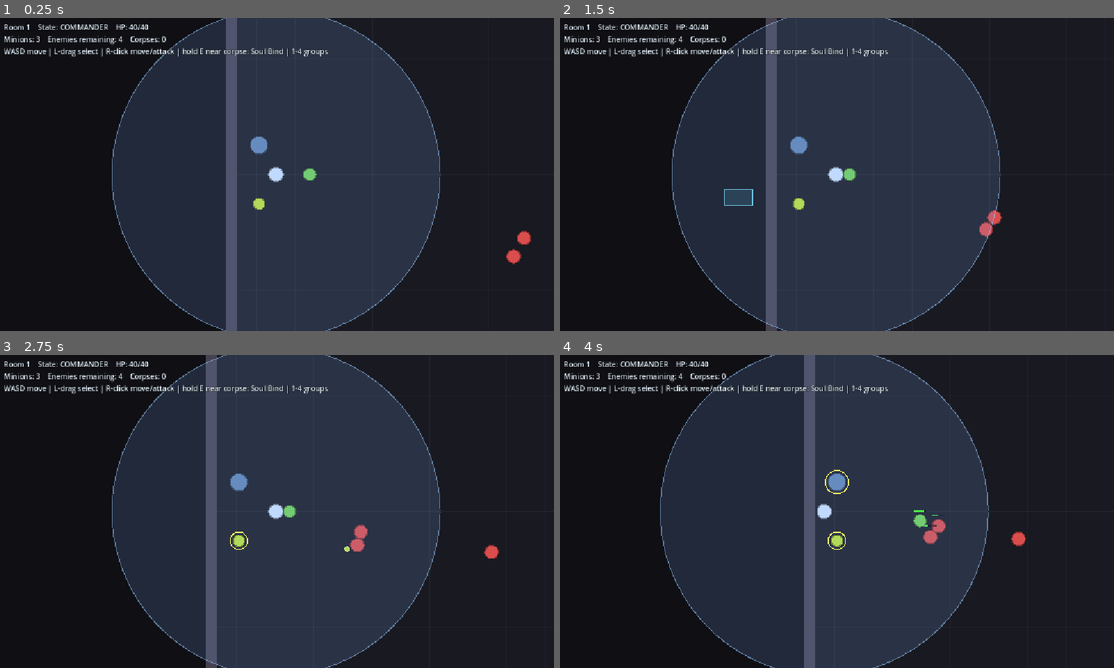
Above: before the commit, frames 1-4 (two rows, left to right).
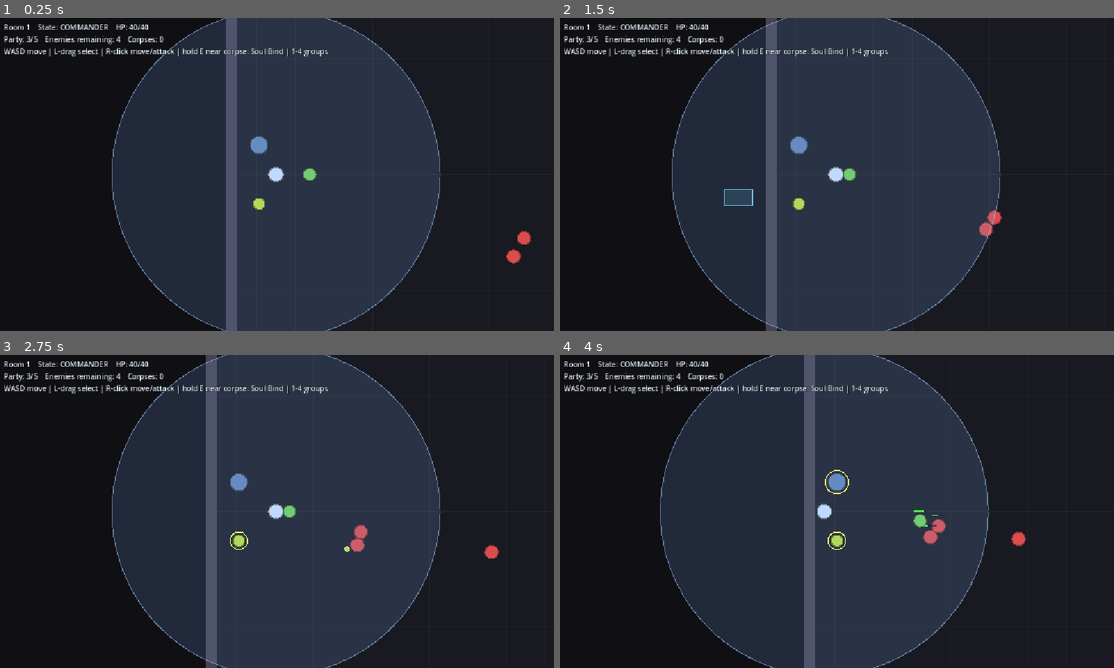
Above: after the commit, the same moments.

Repository: Pandazzian/necromancer-but-rogue-like
Game: Godot game, scene res://scenes/main.tscn
The game is run twice, just before and just after one commit, with the same random seed, the same clock (stepped at 60 frames per second) and the same inputs. This scene is started directly instead of the project's main scene.
Inputs (mouse positions are in pixels of both pictures, inside the frame that each line leads up to):
- Up to frame 1 (0.25 s): no input
- Up to frame 2 (1.5 s): tap Enter at 0.5 s; move the mouse to (958, 158) at 0.52 s; hold D (move_right) 0.53-1.25 s; hold E (soul_bind) 0.53-1.25 s; click (958, 158) at 0.67 s; drag from (726, 190) to (809, 237) at 1.27 s
- Up to frame 3 (2.75 s): move the mouse to (332, 442) at 2.02 s; hold D (move_right) from 2.03 s (still down); hold E (soul_bind) from 2.03 s (still down)
- Up to frame 4 (4 s): release D (move_right) at 2.75 s; release E (soul_bind) at 2.75 s; drag from (809, 574) to (670, 464) at 2.77 s; move the mouse to (1003, 558) at 3.52 s; hold A (move_left) from 3.53 s (still down); hold E (soul_bind) from 3.53 s (still down)

The runs differ from the first frame. In frame 1, 0.3% of the frame differs, in the area x 0-30%, y 5-9%; in frame 2, 0.3%; in frame 3, 0.3%; in frame 4, 0.3%.

Commit message:
Add Active Party limit gating Soul Bind
Cap the number of minions on the field (GDD 4 "Active Party limit") so the new
persistent, class-coloured corpses force a real choice about what to raise.

- Player gains active_party_cap (base 5, exported for tuning; Tomes will modify
  it later) with active_party_size() / party_full() helpers.
- Soul Bind is refused when the party is full, in both Commander and Desperation
  modes, via a shared _try_begin_soul_bind(). The channel simply won't start and
  the corpse is left intact - nothing is wasted.
- Visual feedback: a red no-entry icon flashes above the Necromancer on refusal.
- HUD shows Party N/cap with a [FULL] tag and a "choose your army" prompt when
  full near corpses.

Co-Authored-By: Claude Opus 4.8 <noreply@anthropic.com>

Diff:
--- a/scripts/main.gd
+++ b/scripts/main.gd
@@ -135,10 +135,13 @@
 		lines.append("YOU HAVE BEEN PURGED.  (restart: Ctrl+R in editor)")
 	else:
 		lines.append("Room %d    State: %s    HP: %d/%d" % [_room_number, state_names[player.state], roundi(player.current_hp), roundi(player.max_hp)])
-	lines.append("Minions: %d    Enemies remaining: %d    Corpses: %d" % [minions, enemies, corpses])
+	var party_tag: String = "  [FULL]" if player.party_full() else ""
+	lines.append("Party: %d/%d%s    Enemies remaining: %d    Corpses: %d" % [minions, player.active_party_cap, party_tag, enemies, corpses])
 	lines.append("WASD move | L-drag select | R-click move/attack | hold E near corpse: Soul Bind | 1-4 groups")
 	if not player.is_dead:
-		if enemies == 0:
+		if player.party_full() and corpses > 0:
+			lines.append(">> PARTY FULL - sacrifice a minion or leave corpses behind. Choose your army wisely. <<")
+		elif enemies == 0:
 			lines.append(">> ROOM CLEARED! The door is open - walk through the green doorway to advance. >>")
 		elif corpses > 0:
 			lines.append(">> A corpse can be raised. Stand next to it and HOLD E.")
--- a/scripts/player.gd
+++ b/scripts/player.gd
@@ -13,12 +13,23 @@
 @export var soul_bind_range: float = 44.0
 @export var soul_bind_time: float = 1.5
 @export var soul_bind_slow: float = 0.2  # 80% slow while channeling
+## Max minions on the field at once (GDD 4 "Active Party limit"). Base value;
+## Tomes will modify this later. When full, Soul Bind is refused.
+@export var active_party_cap: int = 5
 
 var state: int = State.COMMANDER
 
 var _bind_timer: float = 0.0
 var _bind_target: Node2D = null
 var _desperation_atk_cd: float = 0.0
+var _party_full_flash: float = 0.0  # brief feedback when Soul Bind is refused
+
+## How many minions are currently on the field.
+func active_party_size() -> int:
+	return get_tree().get_nodes_in_group("minions").size()
+
+func party_full() -> bool:
+	return active_party_size() >= active_party_cap
 
 func _ready() -> void:
 	max_hp = 40.0  # fragile by design
@@ -29,6 +40,7 @@
 
 func _physics_process(delta: float) -> void:
 	_desperation_atk_cd = maxf(0.0, _desperation_atk_cd - delta)
+	_party_full_flash = maxf(0.0, _party_full_flash - delta)
 	match state:
 		State.COMMANDER:
 			_process_commander(delta)
@@ -43,9 +55,17 @@
 func _process_commander(_delta: float) -> void:
 	_move(1.0)
 	if Input.is_action_just_pressed("soul_bind"):
-		var corpse: Node2D = _nearest_corpse()
-		if corpse != null:
-			_begin_channel(corpse)
+		_try_begin_soul_bind()
+
+## Start a Soul Bind if a corpse is in range and the party isn't full.
+func _try_begin_soul_bind() -> void:
+	var corpse: Node2D = _nearest_corpse()
+	if corpse == null:
+		return
+	if party_full():
+		_party_full_flash = 0.6  # refuse: no room in the active party
+		return
+	_begin_channel(corpse)
 
 func _move(speed_scale: float) -> void:
 	var dir: Vector2 = Input.get_vector("move_left", "move_right", "move_up", "move_down")
@@ -89,9 +109,7 @@
 		_desperation_swing()
 	# A soul bind still lets you crawl back into Commander mode.
 	if Input.is_action_just_pressed("soul_bind"):
-		var corpse: Node2D = _nearest_corpse()
-		if corpse != null:
-			_begin_channel(corpse)
+		_try_begin_soul_bind()
 
 func _desperation_swing() -> void:
 	_desperation_atk_cd = 0.35
@@ -146,3 +164,9 @@
 	if state == State.CHANNELING:
 		var frac: float = clampf(_bind_timer / soul_bind_time, 0.0, 1.0)
 		draw_arc(Vector2.ZERO, body_radius + 6.0, -PI / 2.0, -PI / 2.0 + TAU * frac, 32, Color(0.6, 1.0, 0.7), 3.0)
+	# "Party full" refusal: a red no-entry ring above the head.
+	if _party_full_flash > 0.0:
+		var c := Vector2(0.0, -body_radius - 22.0)
+		var a: float = clampf(_party_full_flash / 0.6, 0.0, 1.0)
+		draw_arc(c, 9.0, 0.0, TAU, 20, Color(1.0, 0.25, 0.25, a), 2.5)
+		draw_line(c + Vector2(-6.4, -6.4), c + Vector2(6.4, 6.4), Color(1.0, 0.25, 0.25, a), 2.5)
